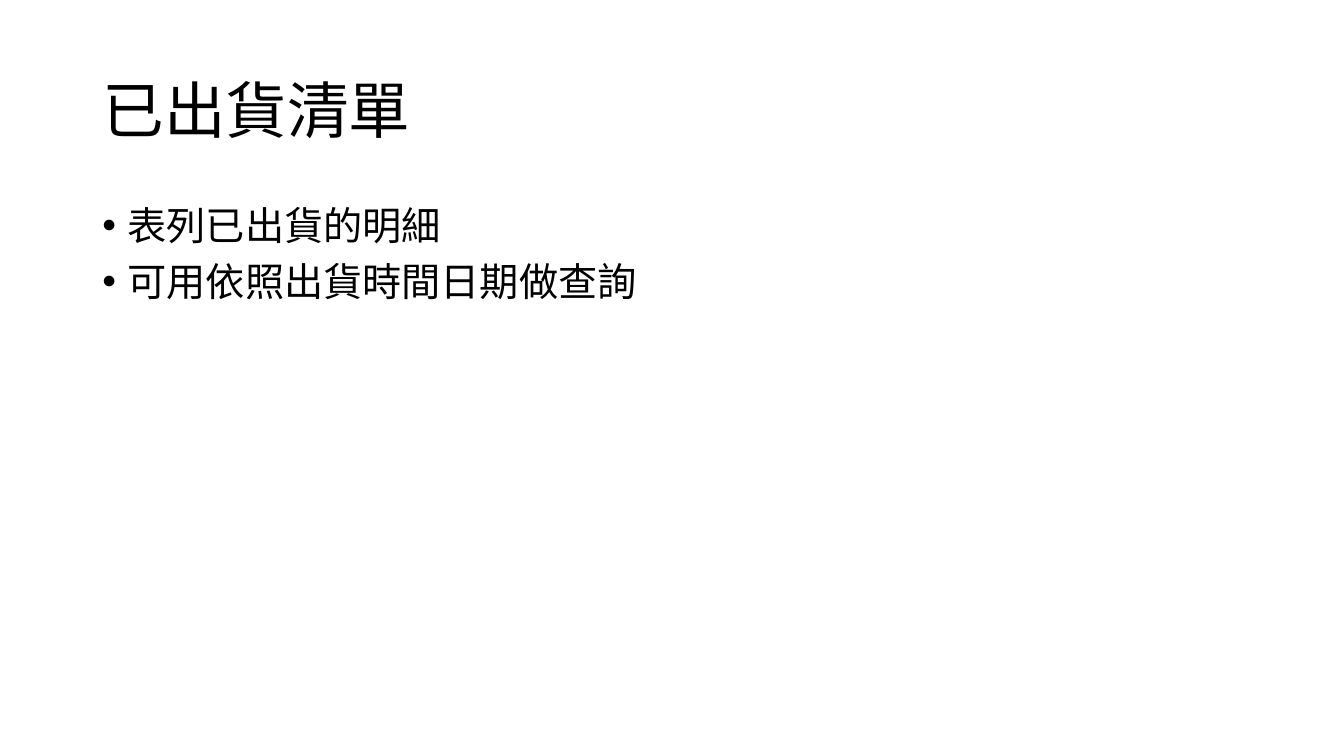
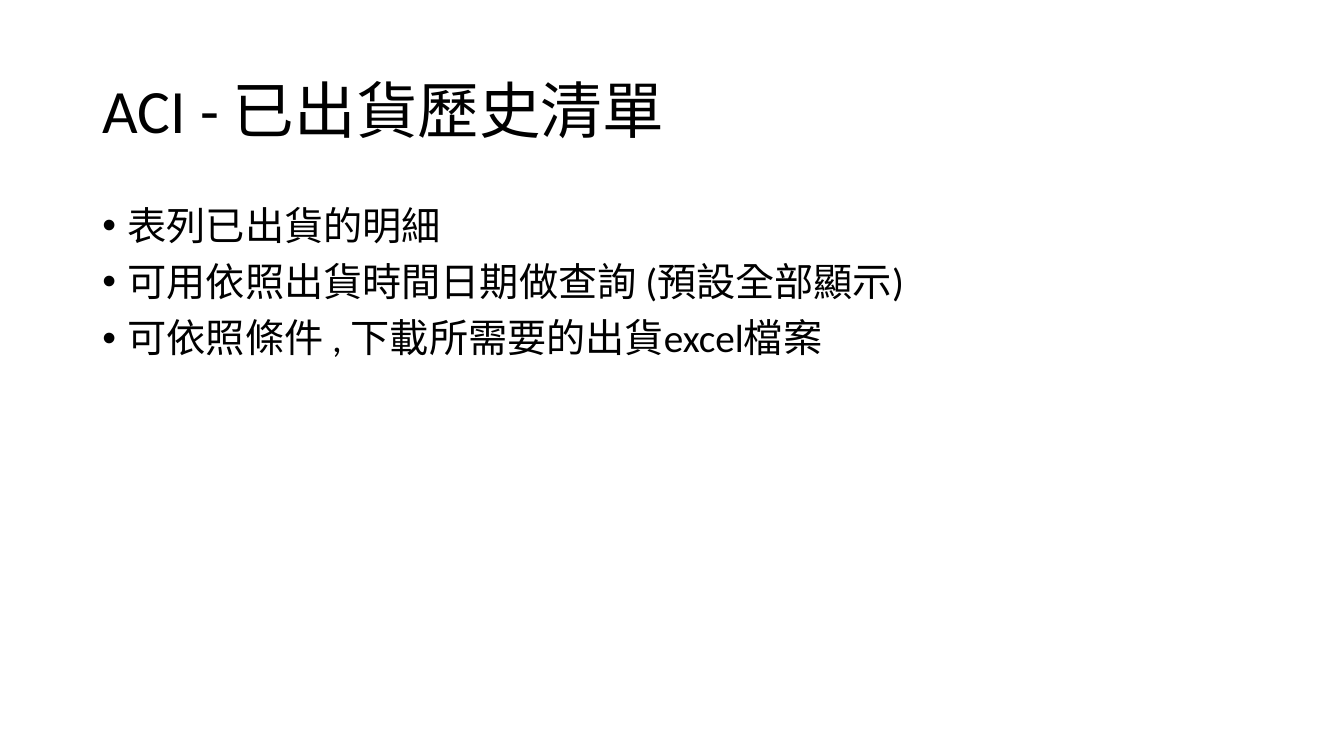
Before and after one commit to CrayHung/twoway-scanner, a slide deck: slide 29 of document/ACI庫存操作.pptx (slide 28 before the commit). Drawn at 1344x756 pixels with LibreOffice and Linux fonts; fonts in the diff are those of the drawing. Boxes give left, top, right and bottom in pixels: in the first picture for what was removed or moved away, otherwise in the second. Text is boxed around its words. In the diff, an @@ line names an element or a change of style, - is before the commit and + after.

```diff
--- a/document/ACI庫存操作.pptx
+++ b/document/ACI庫存操作.pptx
@@ title at bbox=[102, 81, 664, 138]: text changed @@
-已出貨清單
+ACI - 已出貨歷史清單
@@ text at bbox=[128, 263, 904, 356]: text changed @@
-• 可用依照出貨時間日期做查詢
+• 可用依照出貨時間日期做查詢 (預設全部顯示)
+• 可依照條件 , 下載所需要的出貨excel檔案
```
Also in this commit, not shown: 12 other slides changed, 11 slides added, 8 slides removed, 22 other files.
